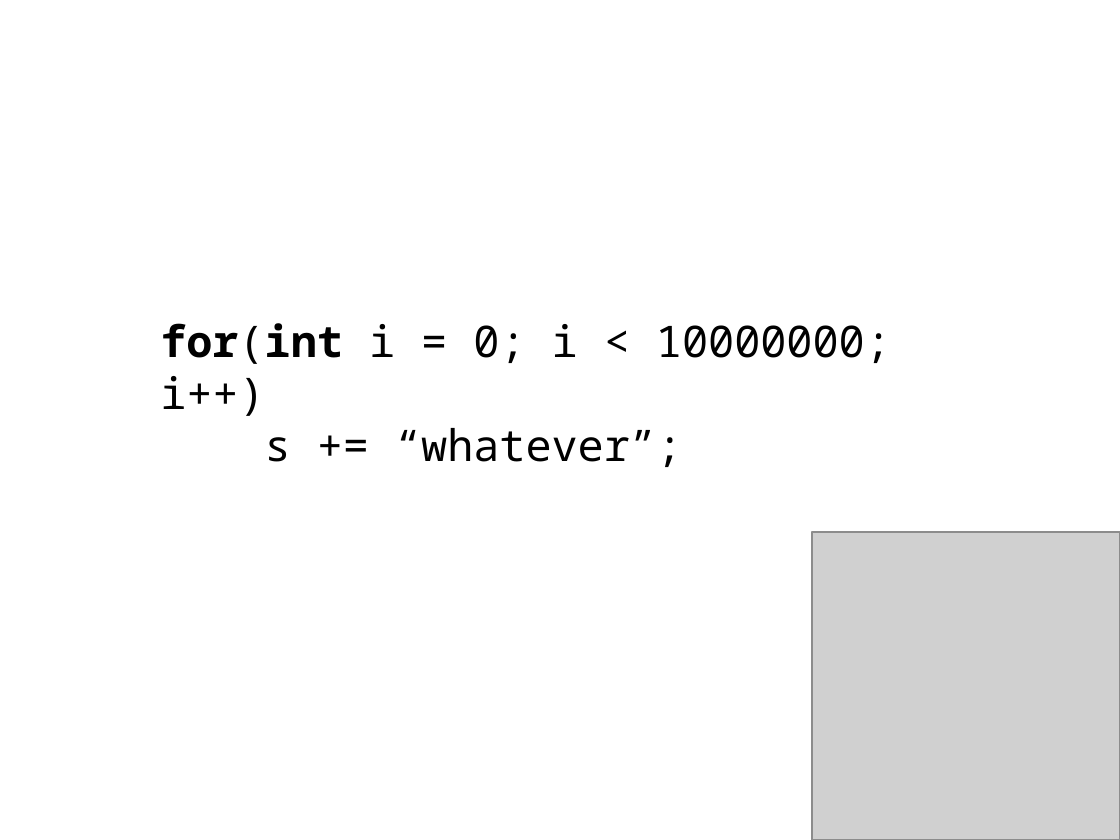
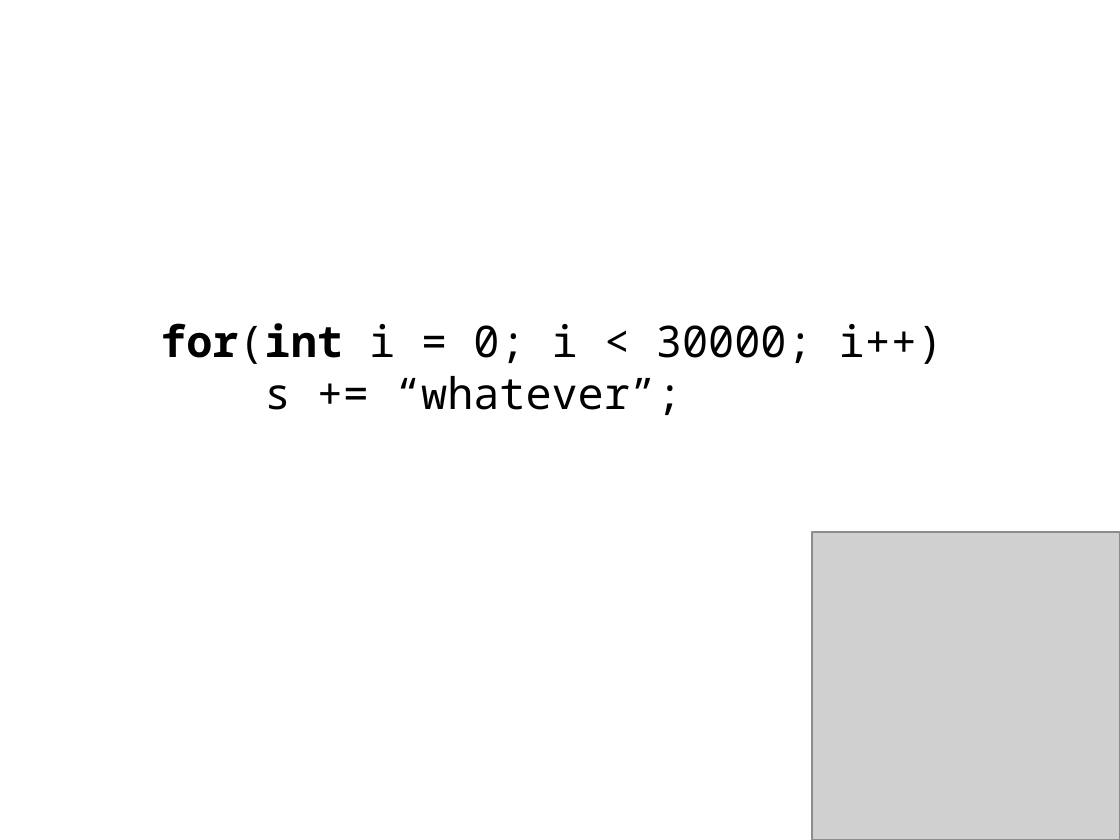
Before and after one commit to juanplopes/dnad2011-complexidade-algoritmos, a slide deck: slide 4 of Presentation.pptx (slide 3 before the commit). Drawn at 1120x840 pixels with LibreOffice and Linux fonts; fonts in the diff are those of the drawing; grey boxes stand for pictures. Boxes give left, top, right and bottom in pixels: in the first picture for what was removed or moved away, otherwise in the second. Text is boxed around its words. In the diff, an @@ line names an element or a change of style, - is before the commit and + after.

```diff
--- a/Presentation.pptx
+++ b/Presentation.pptx
@@ text at bbox=[160, 323, 943, 364]: text changed @@
-for(int i = 0; i < 10000000; i++)
+for(int i = 0; i < 30000; i++)
```
Also in this commit, not shown: 3 other slides changed, 8 slides added, 2 slides removed.
